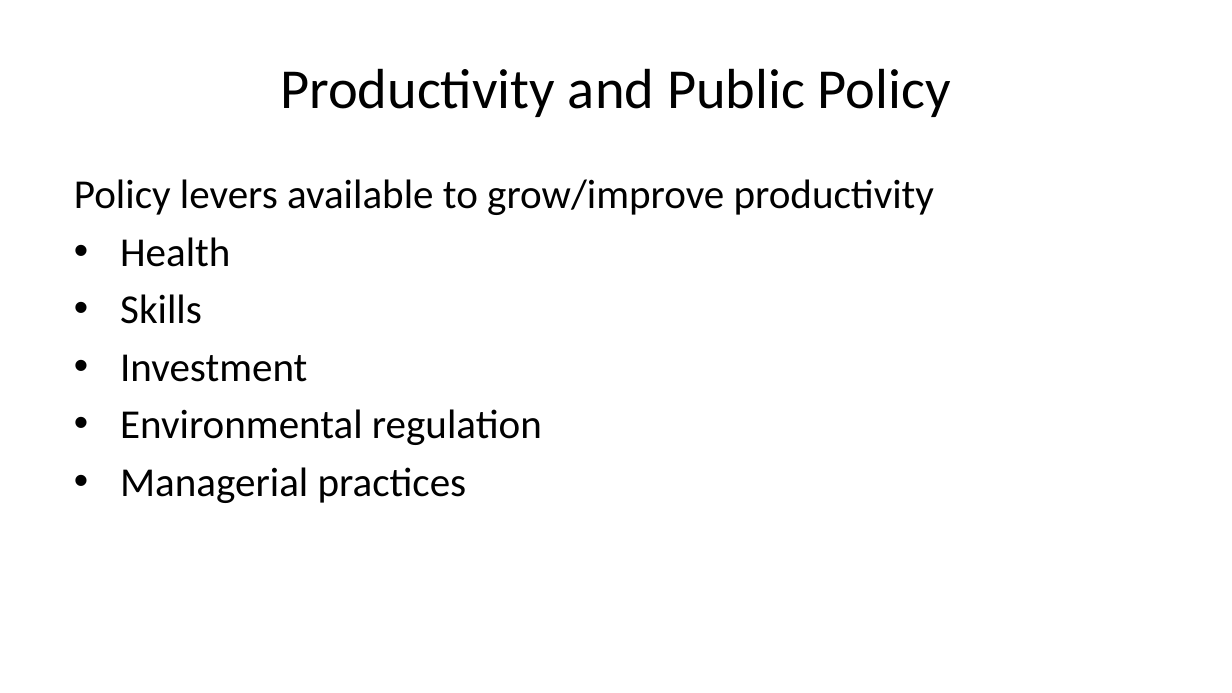
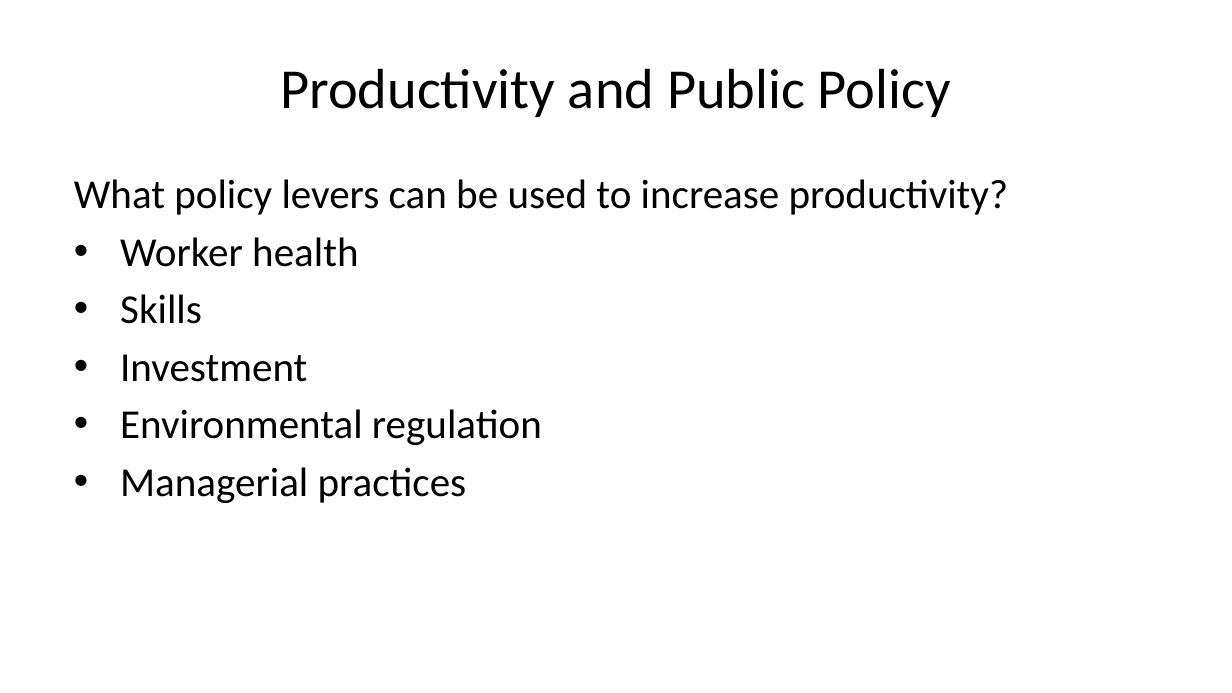
Before and after one commit to amwu-nrc/economics-presentations, a slide deck: slide 17 of organiser-education-productivity.pptx. Drawn at 1232x693 pixels with LibreOffice and Linux fonts; fonts in the diff are those of the drawing. Boxes give left, top, right and bottom in pixels: in the first picture for what was removed or moved away, otherwise in the second. Text is boxed around its words. In the diff, an @@ line names an element or a change of style, - is before the commit and + after.

```diff
--- a/organiser-education-productivity.pptx
+++ b/organiser-education-productivity.pptx
@@ text at <box>74,179,1008,267</box>: text changed @@
-Policy levers available to grow/improve productivity
-• Health
+What policy levers can be used to increase productivity?
+• Worker health
```
Also in this commit, not shown: 5 other slides changed, 2 slides added, 18 other files.
